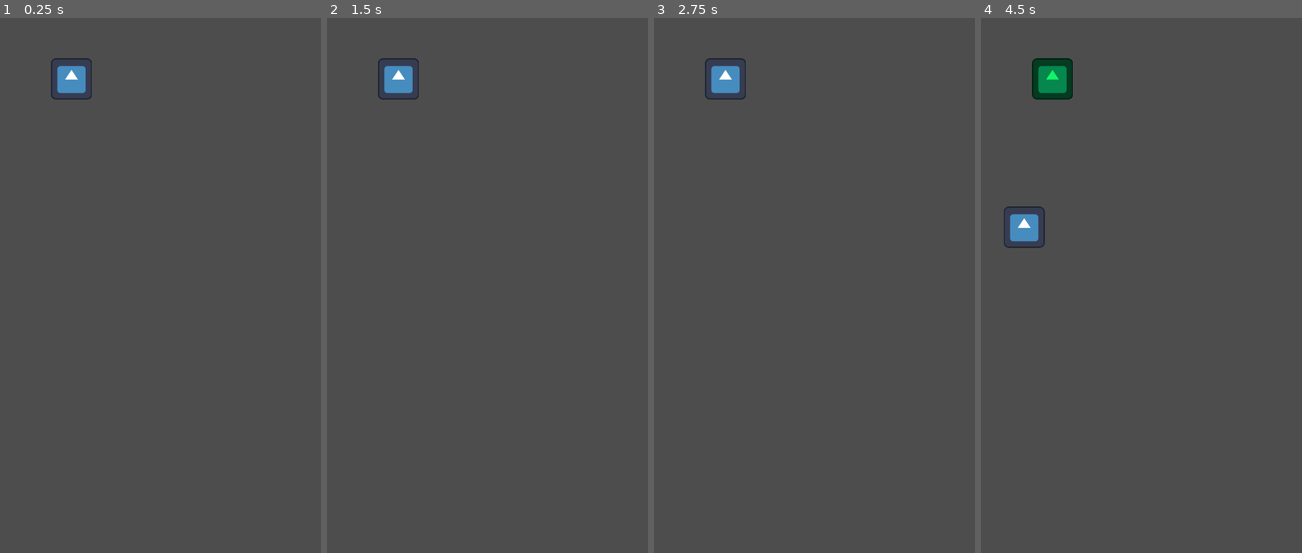
Above: before the commit, frames 1-4 (left to right).
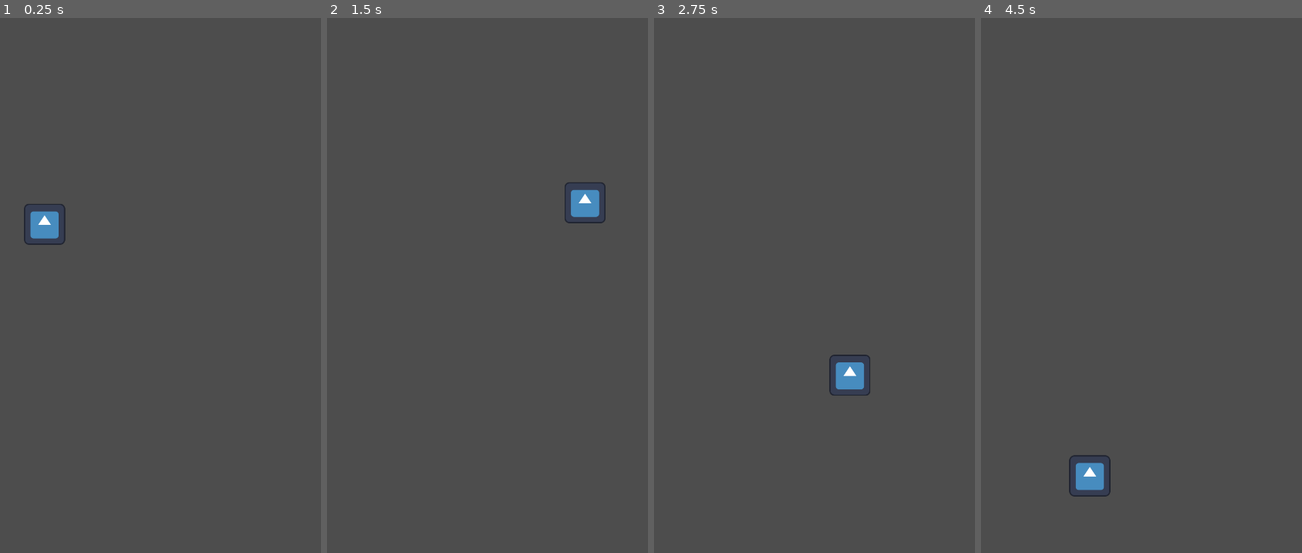
Above: after the commit, the same moments.

Repository: luiz734/godot-multiplayer-soccer
Game: Godot game, scene res://game.tscn
Same seed, same stepped clock (60 frames per second), same inputs: the game is played once before the commit and once after it. This scene is started directly instead of the project's main scene. The engine's default icon, where the game draws it, is replaced by a stand-in: a white triangle on a blue panel in a dark square.
Inputs (mouse positions are in pixels of both pictures, inside the frame that each line leads up to):
- Up to frame 1 (0.25 s): no input
- Up to frame 2 (1.5 s): move the mouse to (551, 290) at 0.52 s; hold D (right) 0.53-1.28 s; click (551, 290) at 0.6 s; move the mouse to (404, 349) at 1.27 s; hold S (down) from 1.28 s (still down); click (404, 349) at 1.35 s
- Up to frame 3 (2.75 s): move the mouse to (836, 183) at 2.02 s; release S (down) at 2.03 s; hold D (right) from 2.03 s (still down); click (836, 183) at 2.1 s
- Up to frame 4 (4.5 s): move the mouse to (1112, 446) at 2.77 s; release D (right) at 2.78 s; hold W (up) 2.78-3.53 s; click (1112, 446) at 2.85 s; move the mouse to (1231, 413) at 3.52 s; hold A (left) from 3.53 s (still down); click (1231, 413) at 3.6 s; move the mouse to (1022, 226) at 4.27 s; click (1022, 226) at 4.35 s

The runs differ from the first frame. In frame 1, 1.2% of the frame differs, in the area x 7-29%, y 7-43%; in frame 2, 1.2%; in frame 3, 1.2%; in frame 4, 2.2%, in the area x 7-41%, y 7-90%.

Commit message:
Implement basic multiplayer

Diff:
--- a/game.gd
+++ b/game.gd
@@ -1,21 +1,37 @@
 extends Node2D
 
-@onready var player1 = %Player1
-@onready var player2 = %Player2
+@onready var spawn_pos_1 = %Pos1
+@onready var spawn_pos_2 = %Pos2
+@onready var puck_pos = %PuckPos
+@onready var player_prefab: PackedScene = preload("res://player.tscn")
+@onready var hockey_puck_prefab: PackedScene = preload("res://hockey_puck.tscn")
+@onready var win_size = get_window().size
 
-@onready var win_size = get_window().size
-# Called when the node enters the scene tree for the first time.
+var players = []
+
 func _ready():
-    pass # Replace with function body.
-    #print(multiplayer.multiplayer_peer)
-    player1.self_modulate = Color(randf(), randf(), randf())
+    for pid in Globals.players:
+        var new_player = player_prefab.instantiate()
+        players.push_back(new_player)
+        setup_player(new_player, pid)
+        new_player.self_modulate = Color(randf(), randf(), randf())
+        add_child(new_player)
+
+    var puck = hockey_puck_prefab.instantiate()
+    puck.position = puck_pos.position
+    add_child(puck)
+
+
+func setup_player(player: Node2D, player_id: int):
+    player.name = str(player_id)
+    if player_id == 1:
+        player.position = spawn_pos_1.position
+        player.modulate = Color.BLUE
+    else:
+        player.position = spawn_pos_2.position
+        player.modulate = Color.RED
 
 
 # Called every frame. 'delta' is the elapsed time since the previous frame.
 func _process(delta):
-    if not is_multiplayer_authority():
-        return
-    var mouse_pos = get_global_mouse_position()
-    if mouse_pos.x > win_size.x or mouse_pos.x < 0 or mouse_pos.y > win_size.y or mouse_pos.y < 0:
-        return
-    player2.position = mouse_pos
+    pass
--- a/game.tscn
+++ b/game.tscn
@@ -1,17 +1,59 @@
-[gd_scene load_steps=3 format=3 uid="uid://cmdgeqsvqgd1"]
+[gd_scene load_steps=5 format=3 uid="uid://cmdgeqsvqgd1"]
 
 [ext_resource type="Script" path="res://game.gd" id="1_mrbiw"]
-[ext_resource type="Texture2D" uid="uid://djj3k7ryov4hn" path="res://icon.svg" id="2_h348t"]
+
+[sub_resource type="RectangleShape2D" id="RectangleShape2D_itqn6"]
+size = Vector2(200, 2000)
+
+[sub_resource type="RectangleShape2D" id="RectangleShape2D_rmeec"]
+size = Vector2(200, 2000)
+
+[sub_resource type="RectangleShape2D" id="RectangleShape2D_j6w2p"]
+size = Vector2(1200, 200)
 
 [node name="Game" type="Node2D"]
 script = ExtResource("1_mrbiw")
 
-[node name="Player1" type="Sprite2D" parent="."]
+[node name="SpawnPositions" type="Node2D" parent="."]
+
+[node name="Pos1" type="Node2D" parent="SpawnPositions"]
 unique_name_in_owner = true
-position = Vector2(304, 211)
-texture = ExtResource("2_h348t")
+position = Vector2(540, 196)
 
-[node name="Player2" type="Sprite2D" parent="."]
+[node name="Pos2" type="Node2D" parent="SpawnPositions"]
 unique_name_in_owner = true
-position = Vector2(304, 211)
-texture = ExtResource("2_h348t")
+position = Vector2(540, 1688)
+
+[node name="PuckPos" type="Node2D" parent="SpawnPositions"]
+unique_name_in_owner = true
+position = Vector2(525, 1016)
+
+[node name="Walls" type="Node2D" parent="."]
+
+[node name="WallLeft" type="StaticBody2D" parent="Walls"]
+position = Vector2(-100, 960)
+
+[node name="CollisionShape2D" type="CollisionShape2D" parent="Walls/WallLeft"]
+shape = SubResource("RectangleShape2D_itqn6")
+metadata/_edit_lock_ = true
+
+[node name="WallRight" type="StaticBody2D" parent="Walls"]
+position = Vector2(1180, 960)
+
+[node name="CollisionShape2D" type="CollisionShape2D" parent="Walls/WallRight"]
+shape = SubResource("RectangleShape2D_rmeec")
+metadata/_edit_lock_ = true
+
+[node name="WallTop" type="StaticBody2D" parent="Walls"]
+position = Vector2(540, -100)
+
+[node name="CollisionShape2D" type="CollisionShape2D" parent="Walls/WallTop"]
+shape = SubResource("RectangleShape2D_j6w2p")
+metadata/_edit_lock_ = true
+
+[node name="WallBottom" type="StaticBody2D" parent="Walls"]
+position = Vector2(540, 2020)
+
+[node name="CollisionShape2D" type="CollisionShape2D" parent="Walls/WallBottom"]
+shape = SubResource("RectangleShape2D_j6w2p")
+metadata/_edit_lock_ = true
--- /dev/null
+++ b/hockey_puck.gd
@@ -0,0 +1,28 @@
+extends CharacterBody2D
+class_name HockeyPuck
+
+
+const SPEED = 300.0
+const JUMP_VELOCITY = -400.0
+const IMPULSE_FORCE = 2000.0
+var sync_position: Vector2
+@onready var multiplayer_sync = $MultiplayerSynchronizer
+
+func _ready():
+    multiplayer_sync.set_multiplayer_authority(1)
+    velocity = -Vector2(randf(), randf())
+    velocity = velocity.normalized() * IMPULSE_FORCE
+
+func _physics_process(delta):
+    if not multiplayer_sync.get_multiplayer_authority() == multiplayer.get_unique_id():
+        position = position.lerp(sync_position, 0.5)
+    else:
+        var collision := move_and_collide(velocity * delta)
+        if collision:
+            velocity = velocity.bounce(collision.get_normal())
+        velocity = lerp(velocity, Vector2.ZERO, 0.01)
+        sync_position = position
+
+@rpc("any_peer", "call_local", "unreliable")
+func apply_impulse(dir_norm: Vector2):
+    velocity = dir_norm * IMPULSE_FORCE
--- /dev/null
+++ b/hockey_puck.tscn
@@ -0,0 +1,24 @@
+[gd_scene load_steps=5 format=3 uid="uid://eot72sdacig7"]
+
+[ext_resource type="Script" path="res://hockey_puck.gd" id="1_btja8"]
+[ext_resource type="Texture2D" uid="uid://djj3k7ryov4hn" path="res://icon.svg" id="2_w6db3"]
+
+[sub_resource type="CircleShape2D" id="CircleShape2D_5uyco"]
+radius = 60.1332
+
+[sub_resource type="SceneReplicationConfig" id="SceneReplicationConfig_j4p74"]
+properties/0/path = NodePath(".:sync_position")
+properties/0/spawn = true
+properties/0/replication_mode = 1
+
+[node name="HockeyPuck" type="CharacterBody2D"]
+script = ExtResource("1_btja8")
+
+[node name="Sprite2D" type="Sprite2D" parent="."]
+texture = ExtResource("2_w6db3")
+
+[node name="CollisionShape2D" type="CollisionShape2D" parent="."]
+shape = SubResource("CircleShape2D_5uyco")
+
+[node name="MultiplayerSynchronizer" type="MultiplayerSynchronizer" parent="."]
+replication_config = SubResource("SceneReplicationConfig_j4p74")
--- a/join_menu.gd
+++ b/join_menu.gd
@@ -31,8 +31,9 @@
 
 @rpc("authority", "call_local", "reliable")
 func enter_game():
-    await get_tree().create_timer(2.0).timeout
+    #await get_tree().create_timer(2.0).timeout
     hide()
+    get_tree().root.add_child(game_prefab.instantiate())
 
 func on_connect_to_server():
     # Sends info only to host
--- a/join_menu.tscn
+++ b/join_menu.tscn
@@ -1,14 +1,11 @@
-[gd_scene load_steps=6 format=3 uid="uid://dml7wnhlc8j18"]
+[gd_scene load_steps=5 format=3 uid="uid://dml7wnhlc8j18"]
 
 [ext_resource type="Theme" uid="uid://c0hqrg8kwi7ps" path="res://menu_theme.tres" id="1_5ir5l"]
-[ext_resource type="PackedScene" uid="uid://b5y4fk8l38kc" path="res://player.tscn" id="1_qbc4k"]
 [ext_resource type="Script" path="res://join_menu.gd" id="2_70te2"]
 [ext_resource type="PackedScene" uid="uid://du2xnwwps1gya" path="res://error_overlay.tscn" id="3_dp6jj"]
 [ext_resource type="PackedScene" uid="uid://j2jw4a50kapn" path="res://lobby.tscn" id="4_2wpd0"]
 
 [node name="Main" type="Node2D"]
-
-[node name="Player" parent="." instance=ExtResource("1_qbc4k")]
 
 [node name="UI" type="Control" parent="."]
 unique_name_in_owner = true
--- a/player.gd
+++ b/player.gd
@@ -1,9 +1,28 @@
-extends Node2D
+extends CharacterBody2D
 
-@export var speed = 400
-var velocity:= Vector2.ZERO
+@export var speed = 1000
+@onready var multiplayer_sync = $MultiplayerSynchronizer
+
+var sync_position: Vector2
+
+func _ready():
+    sync_position = position
+    multiplayer_sync.set_multiplayer_authority(name.to_int())
 
 func _physics_process(delta):
-    var input_direction = Input.get_vector("left", "right", "up", "down")
-    velocity = input_direction * speed
-    position += velocity * delta
+    if not multiplayer_sync.get_multiplayer_authority() == multiplayer.get_unique_id():
+        position = position.lerp(sync_position, 0.5)
+
+    else:
+        var input_direction = Input.get_vector("left", "right", "up", "down")
+        velocity = input_direction * speed
+        var collision = move_and_collide(velocity * delta)
+        if collision:
+            velocity = velocity.slide(collision.get_normal())
+            var collider = collision.get_collider()
+            if collider.has_method("apply_impulse"):
+                var push_to_dir = (collider.global_position - global_position).normalized()
+                collider.apply_impulse.rpc(push_to_dir)
+                #collider.apply_impulse(push_to_dir)
+        #position += velocity * delta
+        sync_position = position
--- a/player.tscn
+++ b/player.tscn
@@ -1,9 +1,24 @@
-[gd_scene load_steps=3 format=3 uid="uid://b5y4fk8l38kc"]
+[gd_scene load_steps=5 format=3 uid="uid://b5y4fk8l38kc"]
 
 [ext_resource type="Texture2D" uid="uid://djj3k7ryov4hn" path="res://icon.svg" id="1_2mmo4"]
 [ext_resource type="Script" path="res://player.gd" id="2_7i4p6"]
 
-[node name="Player" type="Sprite2D"]
-position = Vector2(487, 861)
+[sub_resource type="SceneReplicationConfig" id="SceneReplicationConfig_vkb4r"]
+properties/0/path = NodePath(".:sync_position")
+properties/0/spawn = true
+properties/0/replication_mode = 1
+
+[sub_resource type="CircleShape2D" id="CircleShape2D_55pjf"]
+radius = 74.0068
+
+[node name="Player" type="CharacterBody2D"]
+script = ExtResource("2_7i4p6")
+
+[node name="MultiplayerSynchronizer" type="MultiplayerSynchronizer" parent="."]
+replication_config = SubResource("SceneReplicationConfig_vkb4r")
+
+[node name="Sprite2D" type="Sprite2D" parent="."]
 texture = ExtResource("1_2mmo4")
-script = ExtResource("2_7i4p6")
+
+[node name="CollisionShape2D" type="CollisionShape2D" parent="."]
+shape = SubResource("CircleShape2D_55pjf")
